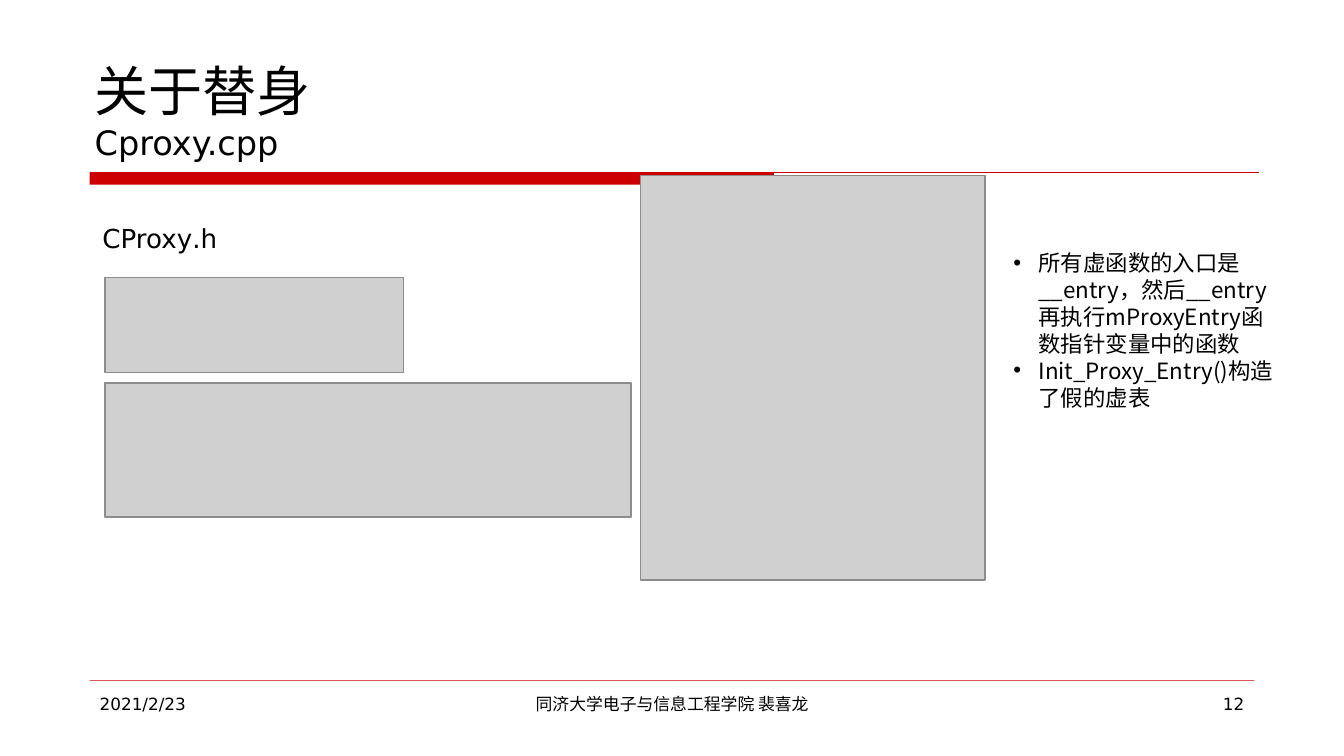
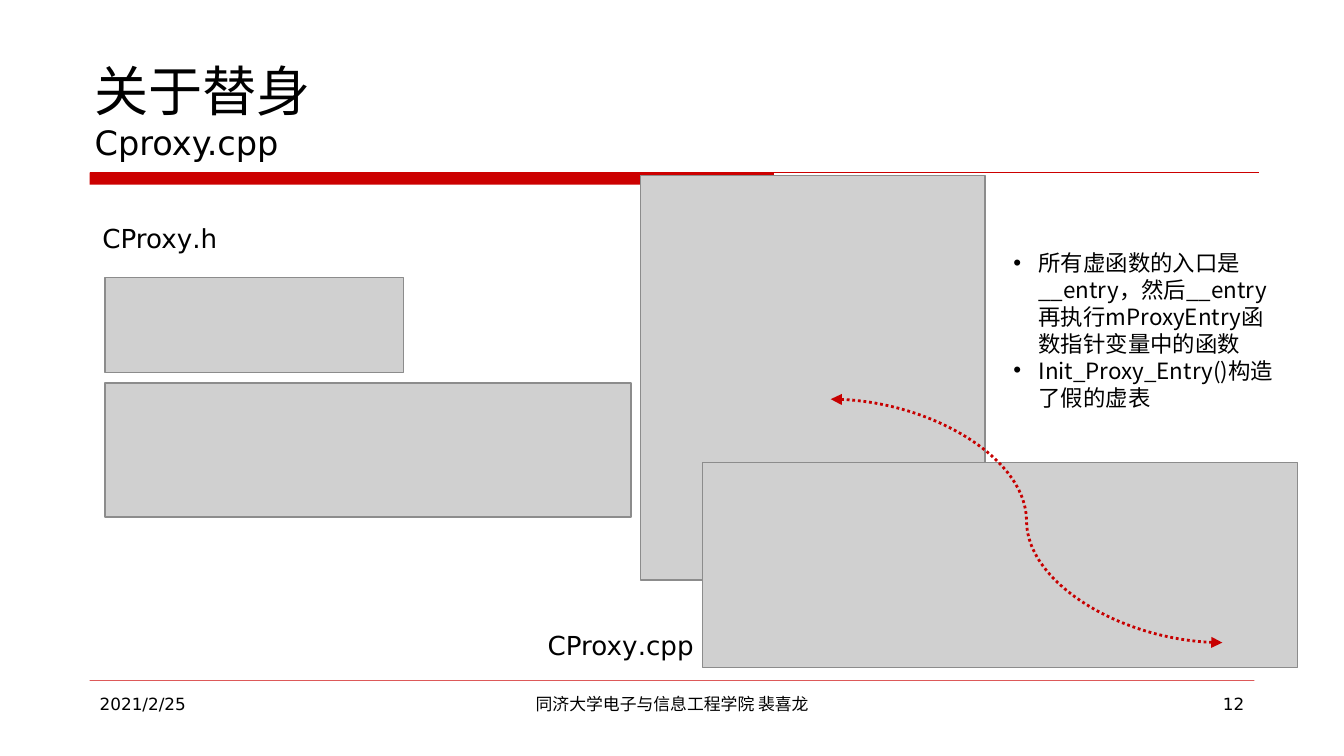
Before and after one commit to XilongPei/como-grammar-manual, a slide deck: slide 12 of COMO远程过程调用RPC/COMO远程过程调用RPC原理.pptx. Drawn at 1344x756 pixels with LibreOffice and Linux fonts; fonts in the diff are those of the drawing; grey boxes stand for pictures. Boxes give left, top, right and bottom in pixels: in the first picture for what was removed or moved away, otherwise in the second. Text is boxed around its words. In the diff, an @@ line names an element or a change of style, - is before the commit and + after.

```diff
--- a/COMO远程过程调用RPC/COMO远程过程调用RPC原理.pptx
+++ b/COMO远程过程调用RPC/COMO远程过程调用RPC原理.pptx
@@ curved double arrow added from (831, 399) to (1222, 642), #C80000 1.5 pt dashed @@
@@ picture added at (x1=703, y1=462, x2=1298, y2=667) @@
@@ text added at (x1=548, y1=635, x2=694, y2=660), 14 pt, text #000000 @@
+CProxy.cpp
@@ text at (x1=100, y1=697, x2=186, y2=712): text changed @@
-2021/2/23
+2021/2/25
```
Also in this commit, not shown: 19 other slides changed, 1 other file.
